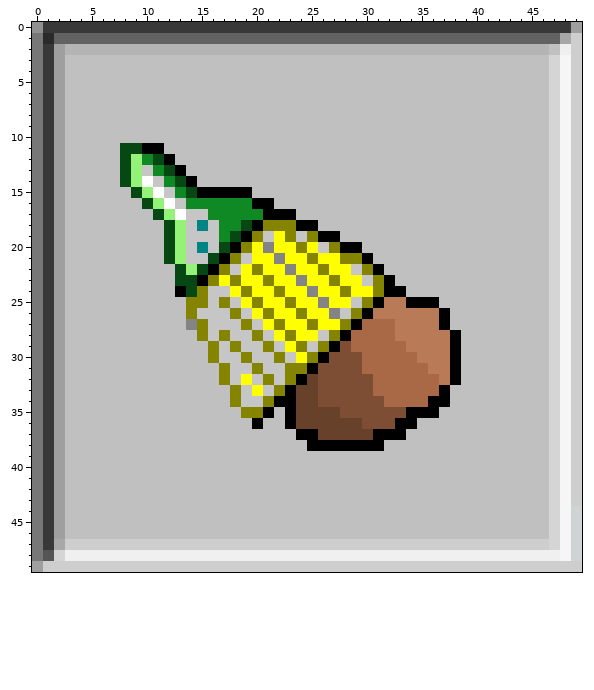
Two versions of one pixel-art sprite, bin/res/spaceUI/harvestDebrisActive.png. The first picture shows the starting point.
The file is 50x50 pixels. Colours within 5 levels of each other are drawn and written as one.
Once edited:
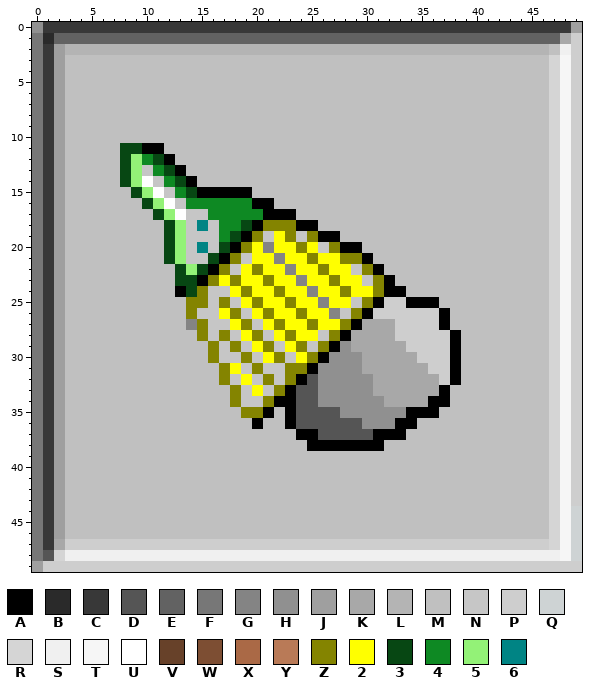
Palette (. is transparent): A #000000  B #2a2a2a  C #383838  D #555555  E #626262  F #777777  G #848484  H #909090  J #9f9f9f  K #a8a8a8  L #b4b4b4  M #c0c0c0  N #c6c6c6  P #cecece  Q #ced3d4  R #d5d5d5  S #f0f0f0  T #f6f6f6  U #ffffff  V #674129  W #7d4e33  X #aa6946  Y #b97a57  Z #848400  2 #ffff00  3 #074713  4 #0e8923  5 #93f277  6 #008484
From old to new:
@@ x 15..39 @@
 24 ZNN2Z22Z22G22Z22ZAAMMMMMM
-25 ZNZN2Z22Z22G22NZAYYAAAMMM
-26 NNNZN2Z22Z22GNZAYYYYYYAMM
-27 ZNNNZN2Z22Z22ZAXXXYYYYAMM
-28 ZNZNNZN2Z22NZAXXXXYYYYYAM
-29 MZNZNNZN2ZNZAWXXXXXYYYYAM
-30 MZNNZNNZN2ZAWWWXXXXXYYYAM
-31 MMZNNZNNZZAWWWWXXXXXXYYAM
-32 MMZN2NZNZAVWWWWWXXXXXXYAM
-33 MMMZN2NZAVVWWWWWXXXXXXAMM
-34 MMMZNNZAAVVWWWWWWXXXXAAMM
-35 MMMMZZAMAVVVVWWWWWWAAAMMM
-36 MMMMMAMMAVVVVVVWWWAAMMMMM
-37 MMMMMMMMMAAVVVVVAAAMMMMMM
+25 ZNZN2Z22Z22G22NZAPPAAAMMM
+26 NN2ZN2Z22Z22GNZAPPPPPPAMM
+27 ZNN2ZN2Z22Z22ZAKKKPPPPAMM
+28 ZNZN2ZN2Z22NZAKKKKPPPPPAM
+29 MZNZN2ZN2ZNZAHKKKKKPPPPAM
+30 MZNNZN2ZN2ZAHHHKKKKKPPPAM
+31 MMZ2NZNNZZAHHHHKKKKKKPPAM
+32 MMZN2NZNZADHHHHHKKKKKKPAM
+33 MMMZN2NZADDHHHHHKKKKKKAMM
+34 MMMZNNZAADDHHHHHHKKKKAAMM
+35 MMMMZZAMADDDDHHHHHHAAAMMM
+36 MMMMMAMMADDDDDDHHHAAMMMMM
+37 MMMMMMMMMAADDDDDAAAMMMMMM
 38 MMMMMMMMMMAAAAAAAMMMMMMMM
